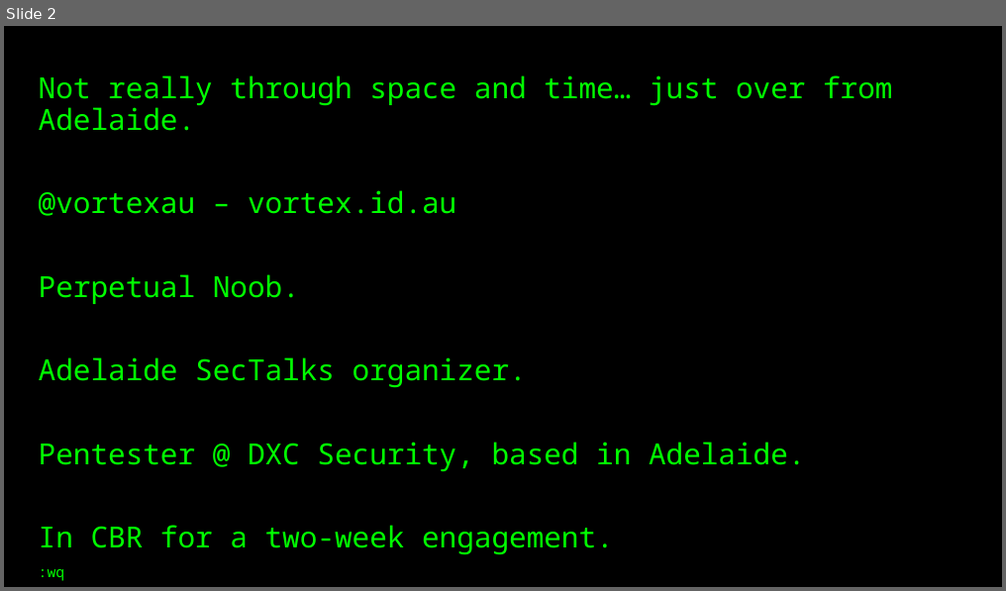
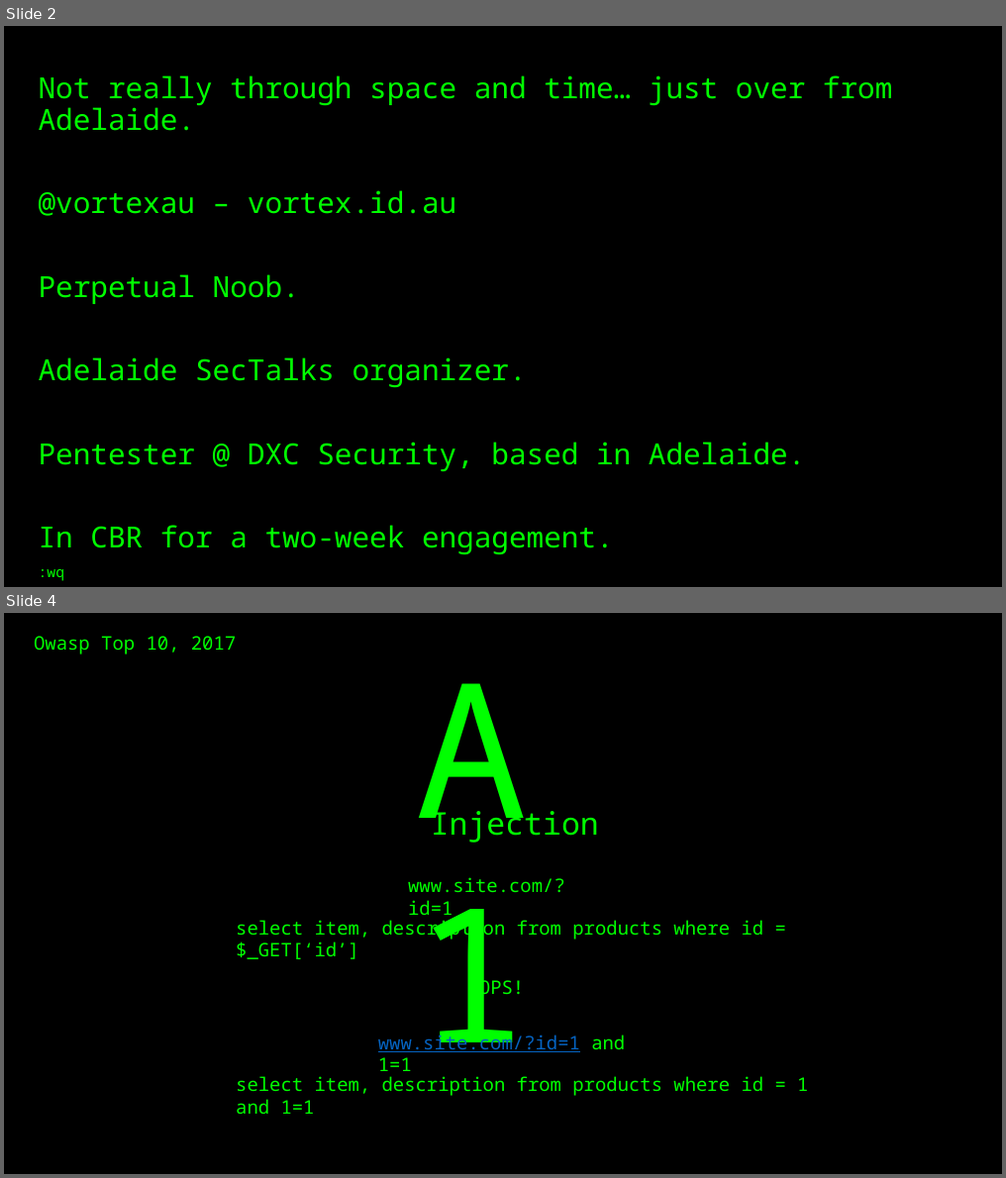
Before and after one commit to vortexau/sectalkscbr-sqli, a slide deck: slides/SQLi-Preso.pptx. Shown one above the other, each under a label of ours: slide 2 before the commit, slides 2 and 4 after it; the slides between them are not shown. The pictures are 1006x591 and 1006x1178 pixels, drawn with LibreOffice and Linux fonts; fonts in the diff are those of the drawing. Boxes give left, top, right and bottom in pixels: in the first picture for what was removed or moved away, otherwise in the second. Text is boxed around its words. In the diff, an @@ line names an element or a change of style, - is before the commit and + after.

```diff
--- a/slides/SQLi-Preso.pptx
+++ b/slides/SQLi-Preso.pptx
@@ slide 4 added at [4, 613, 1002, 1174], background #000000 @@
@@ text added at [34, 636, 236, 655], 18 pt, text #00FF00 @@
+Owasp Top 10, 2017
@@ text added at [408, 628, 618, 832], 180 pt, text #00FF00 @@
+A1
@@ text added at [431, 806, 599, 843], 30 pt, text #00FF00 @@
+Injection
@@ text added at [408, 877, 565, 921], 18 pt, text #00FF00 @@
+www.site.com/?id=1
@@ text added at [236, 917, 764, 959], 18 pt, text #00FF00 @@
+select item, description from products where id = $_GET[‘id’]
@@ text added at [468, 976, 525, 1000], 18 pt, text #00FF00 @@
+OOPS!!
@@ text added at [378, 1032, 625, 1078], 18 pt, text #0563C1, underline @@
+www.site.com/?id=1 and 1=1
@@ text added at [236, 1076, 808, 1114], 18 pt, text #00FF00 @@
+select item, description from products where id = 1 and 1=1
```
Also in this commit, not shown: 2 slides changed, 1 slide removed.
